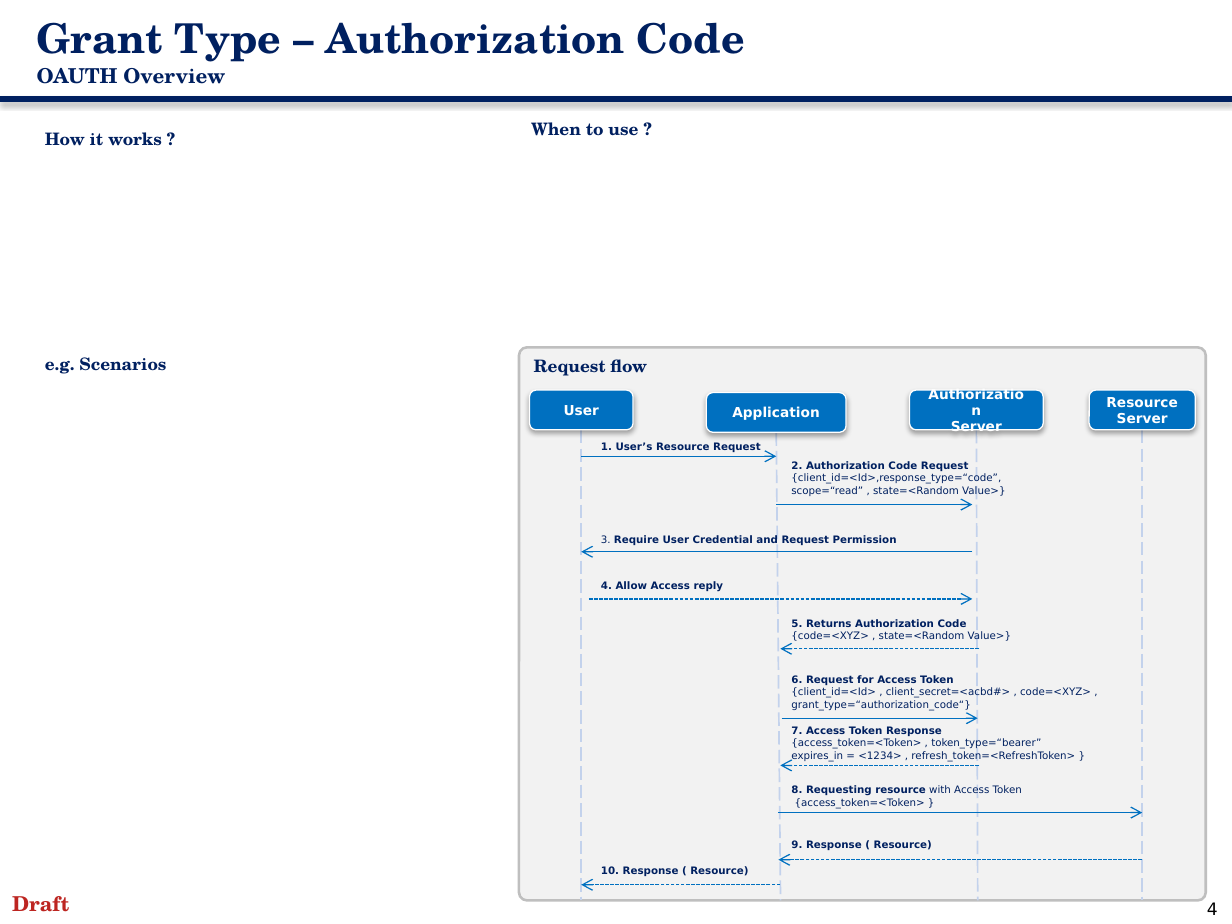
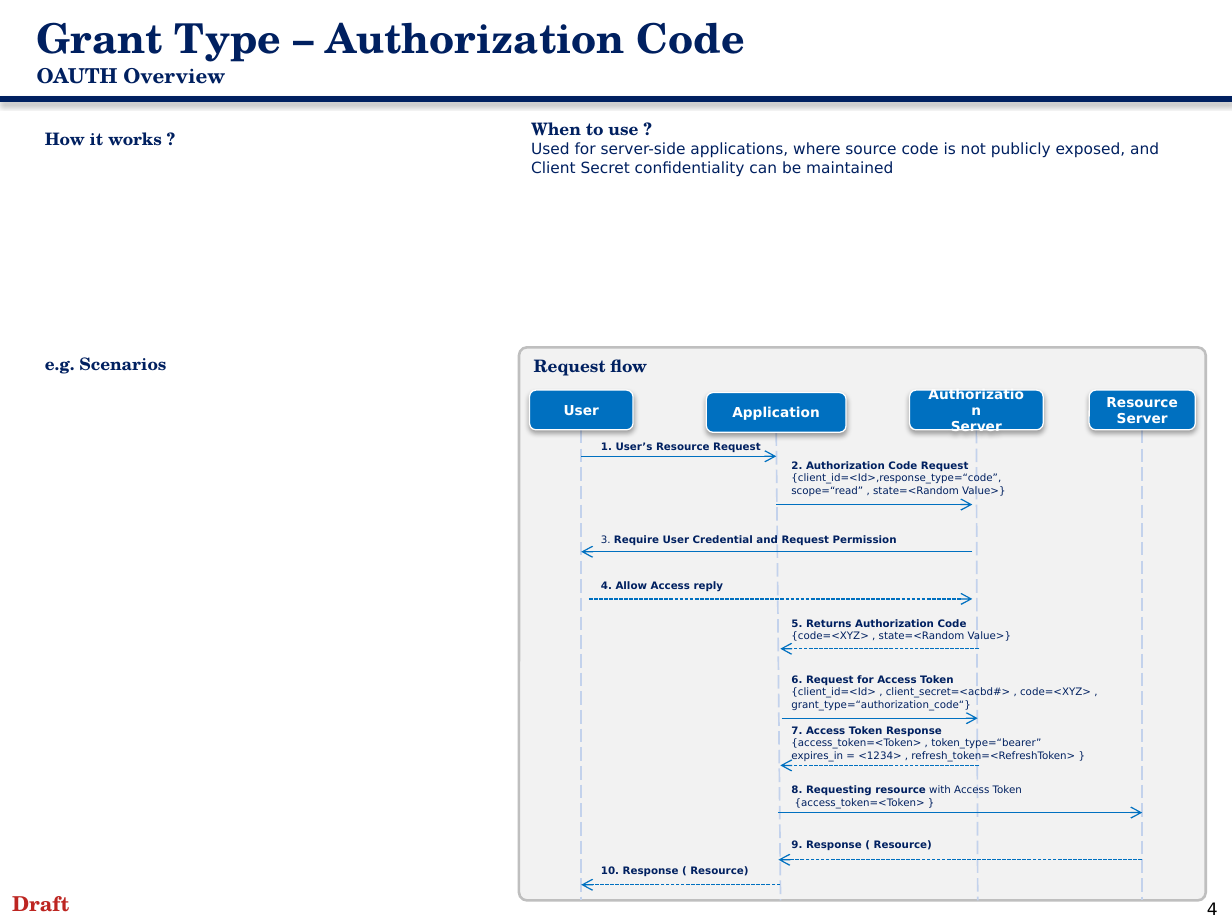
Before and after one commit to ramamenda/Security, a slide deck: slide 4 of OAUTH 2 Overview.pptx. Drawn at 1232x924 pixels with LibreOffice and Linux fonts; fonts in the diff are those of the drawing. Boxes give left, top, right and bottom in pixels: in the first picture for what was removed or moved away, otherwise in the second. Text is boxed around its words. In the diff, an @@ line names an element or a change of style, - is before the commit and + after.

```diff
--- a/OAUTH 2 Overview.pptx
+++ b/OAUTH 2 Overview.pptx
@@ text at (531,142,1159,177): paragraph added @@
+Used for server-side applications, where source code is not publicly exposed, and Client Secret confidentiality can be maintained
```
Also in this commit, not shown: 10 other slides changed, 2 slides removed.
